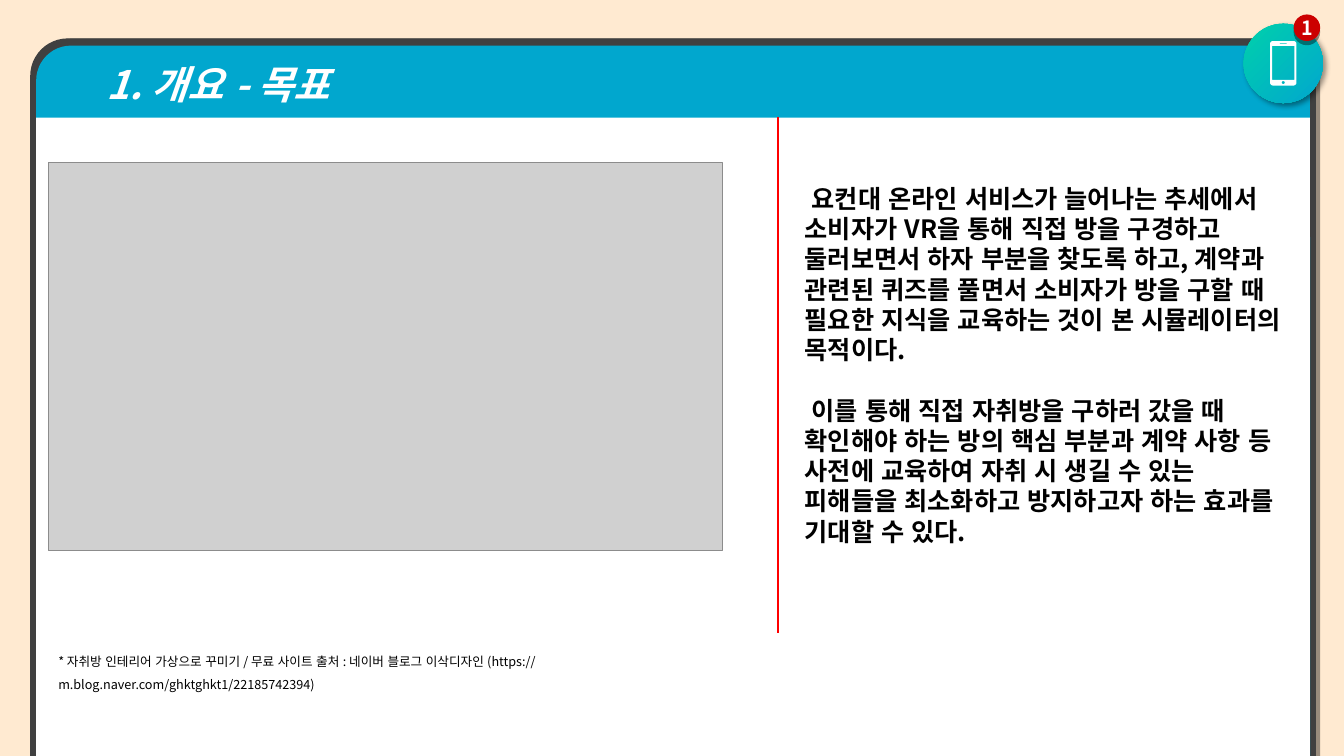
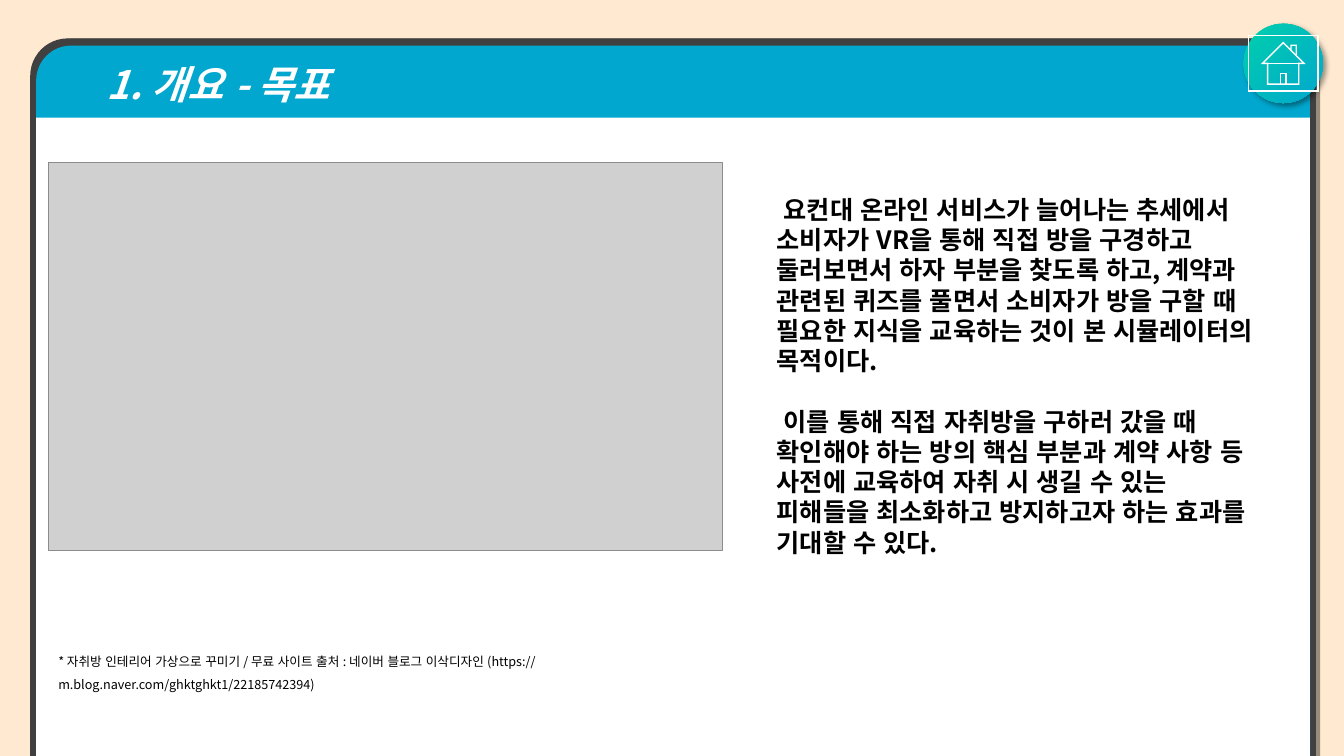
Before and after one commit to jangho1016/2022_1_CapstoneDesign, a slide deck: slide 4 of Final Assignments/파라노이드 팀 발표용 PPT.pptx. Drawn at 1344x756 pixels with LibreOffice and Linux fonts; fonts in the diff are those of the drawing; grey boxes stand for pictures. Boxes give left, top, right and bottom in pixels: in the first picture for what was removed or moved away, otherwise in the second. Text is boxed around its words. In the diff, an @@ line names an element or a change of style, - is before the commit and + after.

```diff
--- a/Final Assignments/파라노이드 팀 발표용 PPT.pptx
+++ b/Final Assignments/파라노이드 팀 발표용 PPT.pptx
@@ ellipse removed at (1294,14,1320,40) @@
-1
@@ action button home added at (1249,35,1319,91), outline #FFFFFF 1 pt @@
@@ freeform shape removed at (1270,41,1297,86) @@
@@ line removed from (778, 117) to (778, 633) @@
@@ text "요컨대 온라인 서비스가 늘어나는 추세에서 ...": place and size @@
-text "요컨대 온라인 서비스가 늘어나는 추세에서 ..." at (805,187,1280,544)
+text "요컨대 온라인 서비스가 늘어나는 추세에서 ..." at (777,198,1252,555)
```
Also in this commit, not shown: 7 other slides changed, 1 slide removed.
